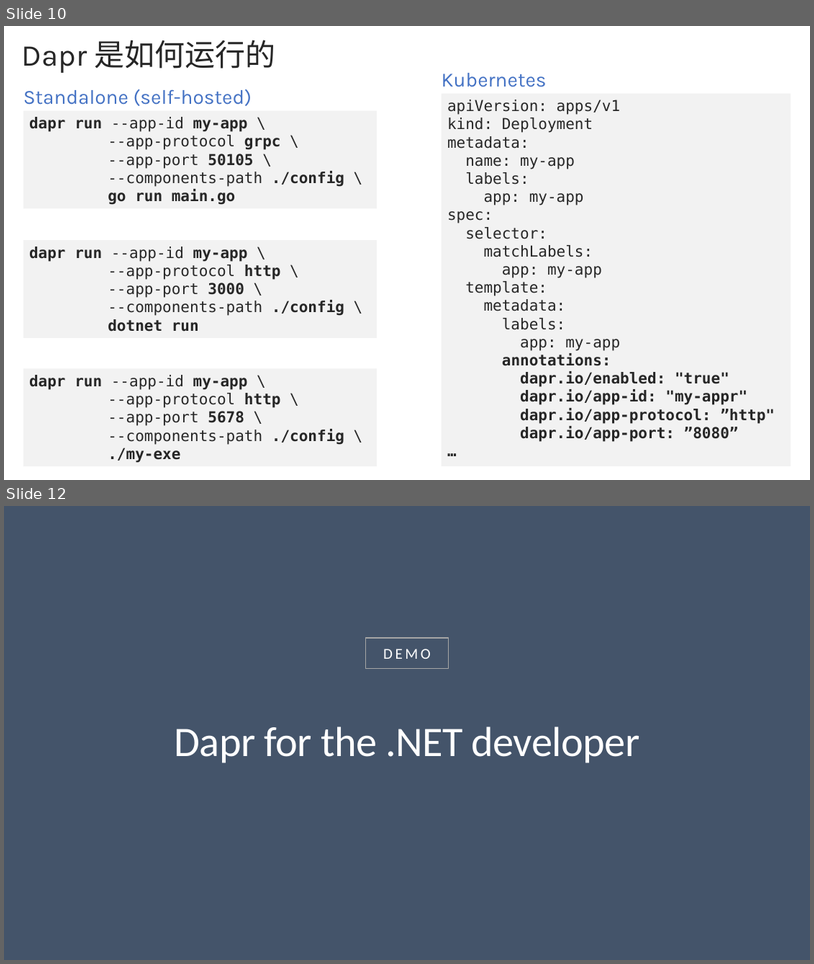
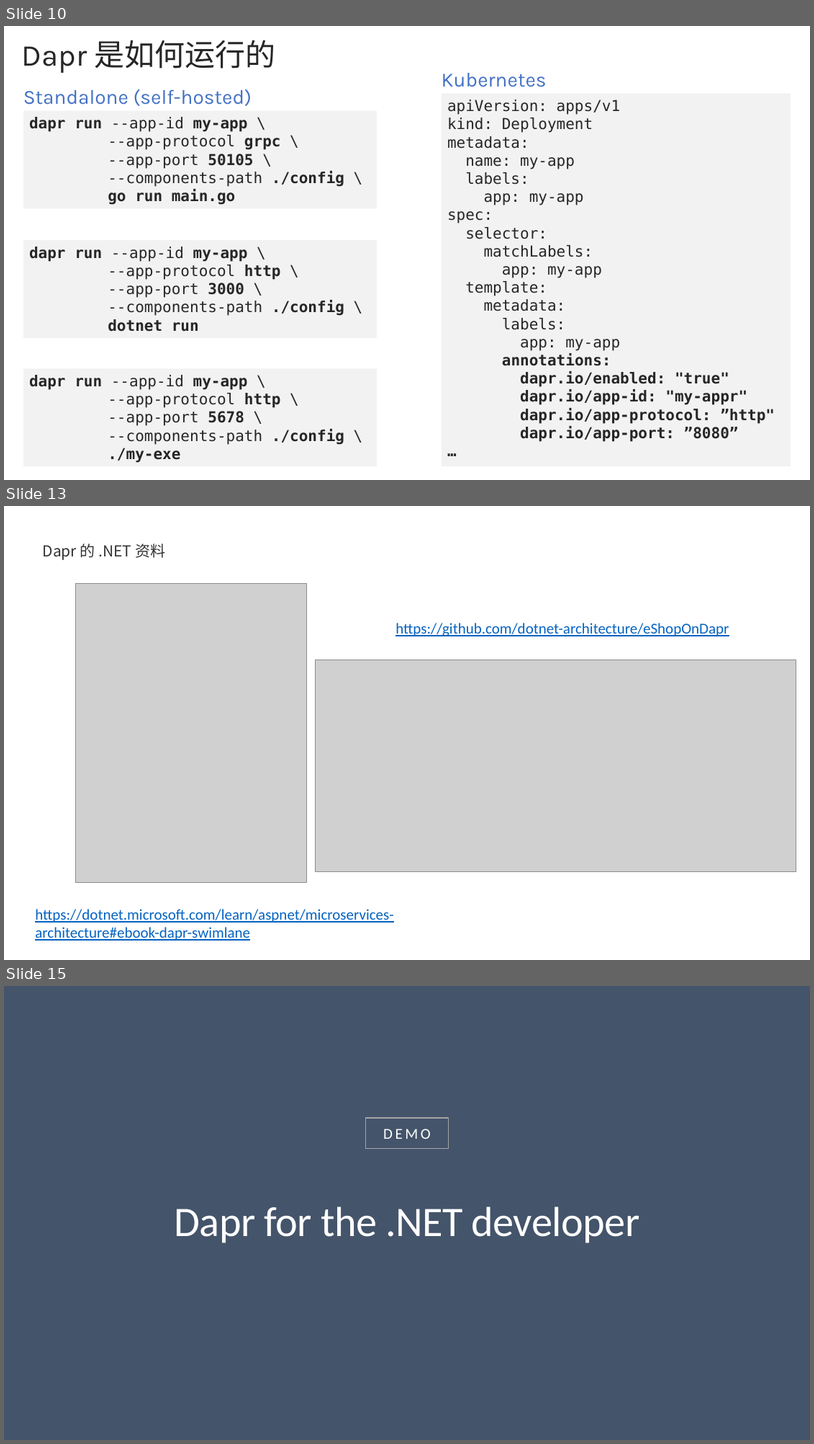
Before and after one commit to geffzhang/TyeDaprDemo, a slide deck: slides.pptx. Shown one above the other, each under a label of ours: slides 10 and 12 before the commit, slides 10, 13 and 15 after it; the slides between them are not shown. The pictures are 814x964 and 814x1444 pixels, drawn with LibreOffice and Linux fonts; fonts in the diff are those of the drawing; grey boxes stand for pictures. Boxes give left, top, right and bottom in pixels: in the first picture for what was removed or moved away, otherwise in the second. Text is boxed around its words. In the diff, an @@ line names an element or a change of style, - is before the commit and + after.

```diff
--- a/slides.pptx
+++ b/slides.pptx
@@ slide 13 added at bbox=[4, 506, 810, 960], background #FFFFFF @@
@@ text added at bbox=[43, 543, 165, 560], 18 pt, text #333333 @@
+Dapr 的 .NET 资料
@@ picture added at bbox=[76, 584, 307, 883] @@
@@ text added at bbox=[396, 623, 729, 636], 18 pt, text #0563C1, underline @@
+https://github.com/dotnet-architecture/eShopOnDapr
@@ picture added at bbox=[316, 659, 797, 871] @@
@@ text added at bbox=[35, 908, 394, 940], 18 pt, text #0563C1, underline @@
+https://dotnet.microsoft.com/learn/aspnet/microservices-architecture#ebook-dapr-swimlane
@@ what was slide 12 is now slide 15 @@
```
Also in this commit, not shown: 1 slide changed, 2 other slides added.
